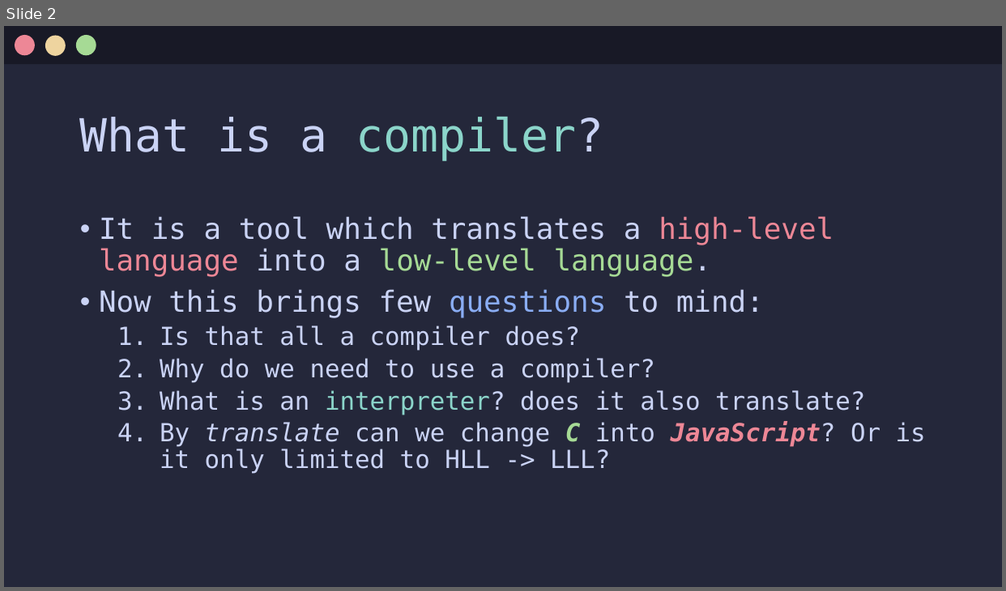
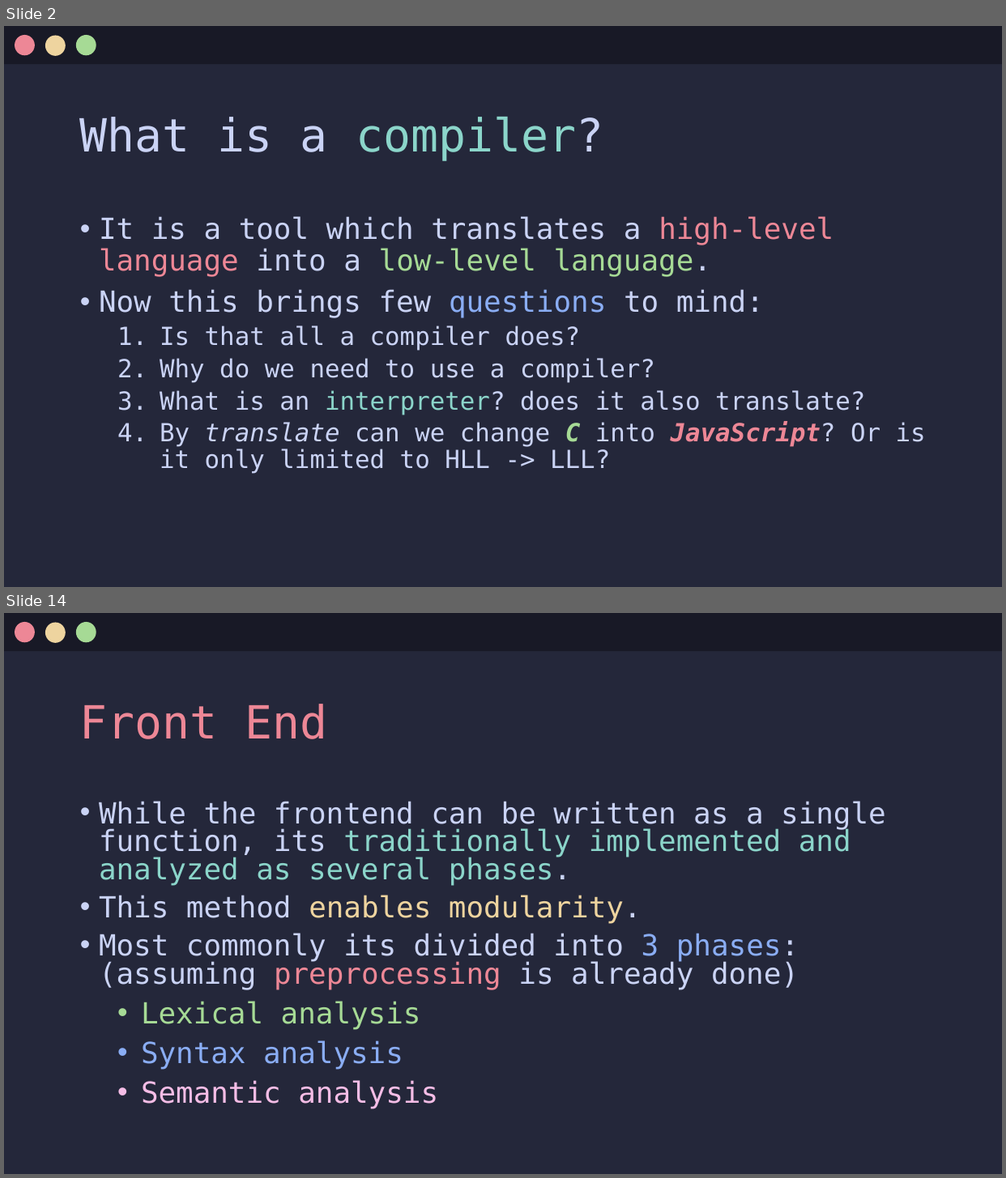
Before and after one commit to Jx-ls/custom-compiler, a slide deck: Compilers.pptx. Shown one above the other, each under a label of ours: slide 2 before the commit, slides 2 and 14 after it; the slides between them are not shown. The pictures are 1006x591 and 1006x1178 pixels, drawn with LibreOffice and Linux fonts; fonts in the diff are those of the drawing. Boxes give left, top, right and bottom in pixels: in the first picture for what was removed or moved away, otherwise in the second. Text is boxed around its words. In the diff, an @@ line names an element or a change of style, - is before the commit and + after.

```diff
--- a/Compilers.pptx
+++ b/Compilers.pptx
@@ slide 14 added at bbox=[4, 613, 1002, 1174], background #24273A @@
@@ rectangle added at bbox=[4, 613, 1002, 651], fill #181926 @@
@@ ellipse added at bbox=[15, 622, 35, 642], fill #ED8796 @@
@@ ellipse added at bbox=[45, 622, 66, 642], fill #EED49F @@
@@ ellipse added at bbox=[76, 622, 96, 642], fill #A6DA95 @@
@@ title added at bbox=[80, 704, 328, 739], 44 pt, text #ED8796 @@
+Front End
@@ text added at bbox=[99, 801, 886, 1110], 28 pt, text #CAD3F5 @@
+• While the frontend can be written as a single function, its traditionally implemented and analyzed as several phases.
+• This method enables modularity.
+• Most commonly its divided into 3 phases: (assuming preprocessing is already done)
+  • Lexical analysis
+  • Syntax analysis
+  • Semantic analysis
```
Also in this commit, not shown: 13 slides changed, 7 other slides added, 11 slides removed.
